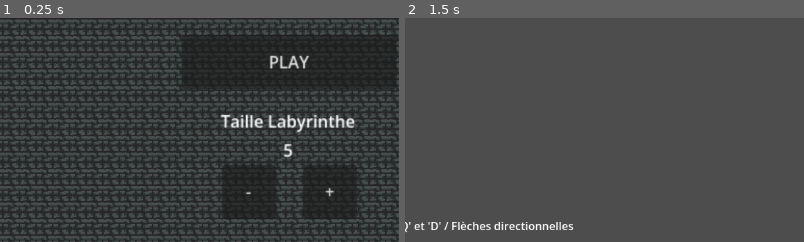
Above: before the commit, frames 1-2 (left to right).
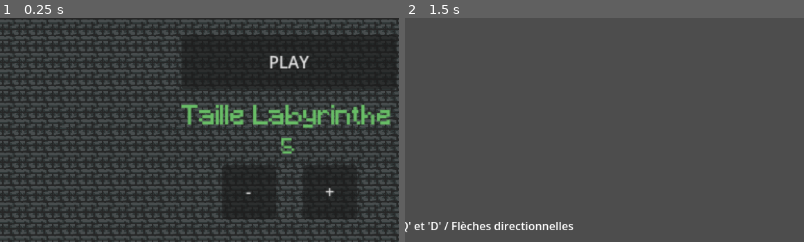
Above: after the commit, the same moments.

Repository: RomanHlt/gameJamInsash
Game: Godot game, scene res://Nodes/main.tscn
The game is run twice, just before and just after one commit, with the same random seed, the same clock (stepped at 60 frames per second) and the same inputs. The engine's default icon, where the game draws it, is replaced by a stand-in: a white triangle on a blue panel in a dark square.
Inputs:
- Up to frame 1 (0.25 s): no input
- Up to frame 2 (1.5 s): click "PLAY" at 0.5 s; tap Enter at 1.25 s; hold E (rotate_right) from 1.28 s (still down); hold Space (interact) from 1.28 s (still down)
The pictures show only the part of the screen within x 14-64%, y 38-88%; the shares and areas given below are measured in that part.

The runs differ from the first frame. In frame 1, 3.3% of the frame differs, in the area x 45-98%, y 38-63%; in frame 2, nothing differs.

Commit message:
changement police Label

Diff:
--- a/Nodes/accueil.tscn
+++ b/Nodes/accueil.tscn
@@ -3,6 +3,7 @@
 [ext_resource type="Script" uid="uid://bxhodx5ym5er5" path="res://Scripts/accueil.gd" id="1_mr1wo"]
 [ext_resource type="Texture2D" uid="uid://1k5dfik28vey" path="res://TexturePack/DungeonAssets/dungeonSpritePack.png" id="2_mr1wo"]
 [ext_resource type="Texture2D" uid="uid://b8mux0pkvkhw1" path="res://TexturePack/DungeonAssets/dungeonSpritePack_Divided/walls1.png" id="3_e7el7"]
+[ext_resource type="FontFile" uid="uid://hicenifby5af" path="res://TexturePack/minecraft/Minecraft.ttf" id="4_r6b5y"]
 
 [sub_resource type="TileSetAtlasSource" id="TileSetAtlasSource_cf2on"]
 texture = ExtResource("2_mr1wo")
@@ -76,6 +77,16 @@
 sources/1 = SubResource("TileSetAtlasSource_w3kyk")
 sources/0 = SubResource("TileSetAtlasSource_cf2on")
 
+[sub_resource type="LabelSettings" id="LabelSettings_jxey5"]
+font = ExtResource("4_r6b5y")
+font_size = 25
+font_color = Color(0.40784314, 0.7411765, 0.4, 1)
+
+[sub_resource type="LabelSettings" id="LabelSettings_fagxj"]
+font = ExtResource("4_r6b5y")
+font_size = 20
+font_color = Color(0.40784314, 0.7411765, 0.4, 1)
+
 [node name="Accueil" type="Control" unique_id=1223826562 node_paths=PackedStringArray("nombre")]
 layout_mode = 3
 anchors_preset = 15
@@ -105,11 +116,12 @@
 
 [node name="Taille" type="Label" parent="." unique_id=178851850]
 layout_mode = 0
-offset_left = 319.0
-offset_top = 252.0
-offset_right = 448.0
-offset_bottom = 275.0
+offset_left = 281.0
+offset_top = 248.0
+offset_right = 489.0
+offset_bottom = 274.0
 text = "Taille Labyrinthe"
+label_settings = SubResource("LabelSettings_jxey5")
 
 [node name="nombre" type="Label" parent="." unique_id=383143777]
 layout_mode = 0
@@ -118,6 +130,7 @@
 offset_right = 449.0
 offset_bottom = 303.0
 text = "x"
+label_settings = SubResource("LabelSettings_fagxj")
 horizontal_alignment = 1
 
 [node name="plus" type="Button" parent="." unique_id=918700509]
Binary file added: TexturePack/minecraft/Minecraft.ttf
Not shown, added: TexturePack/minecraft/Minecraft.ttf.import
